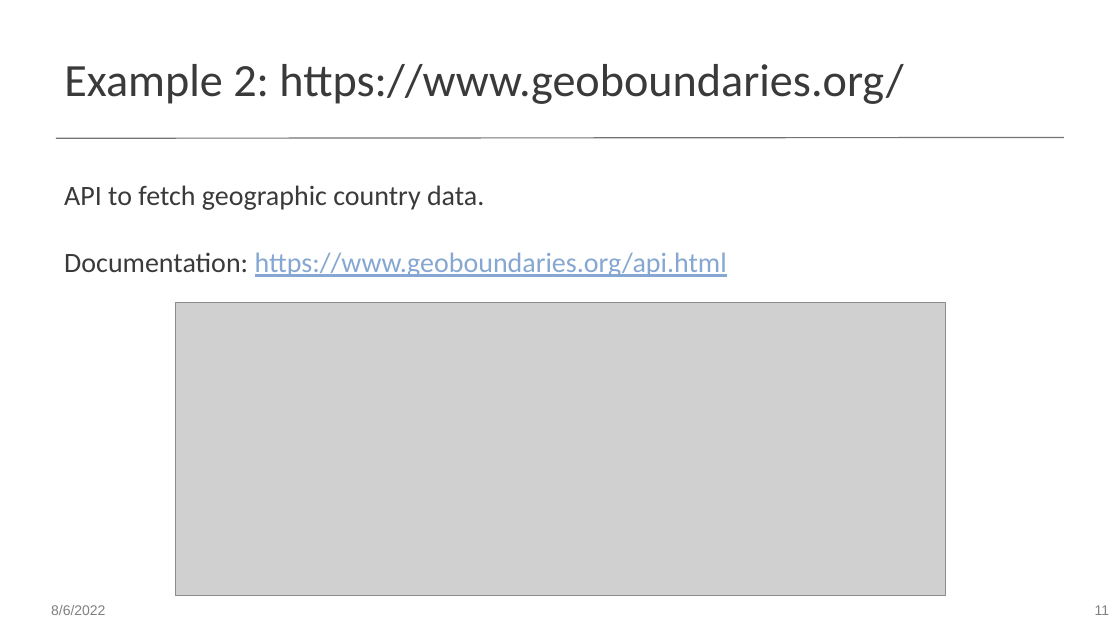
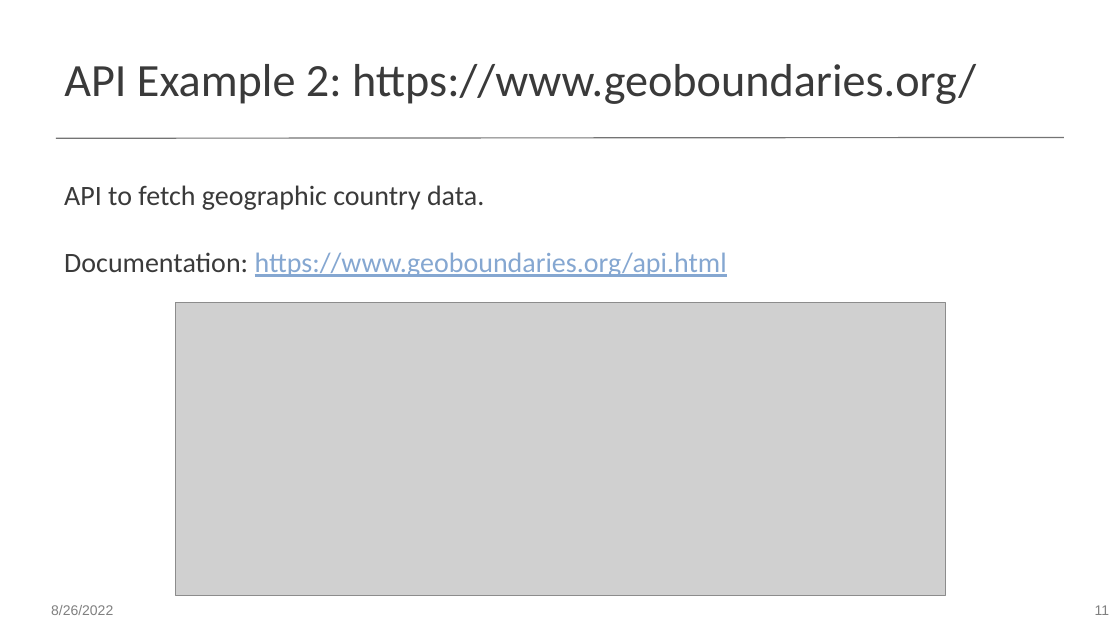
Before and after one commit to worldbank/dec-python-course, a slide deck: slide 11 of 1-foundations/4-api-and-dataviz/Introduction to APIs.pptx. Drawn at 1120x630 pixels with LibreOffice and Linux fonts; fonts in the diff are those of the drawing; grey boxes stand for pictures. Boxes give left, top, right and bottom in pixels: in the first picture for what was removed or moved away, otherwise in the second. Text is boxed around its words. In the diff, an @@ line names an element or a change of style, - is before the commit and + after.

Commit message:
small changes to API presentation

```diff
--- a/1-foundations/4-api-and-dataviz/Introduction to APIs.pptx
+++ b/1-foundations/4-api-and-dataviz/Introduction to APIs.pptx
@@ title at box(64, 64, 976, 104): text changed @@
-Example 2: https://www.geoboundaries.org/
+API Example 2: https://www.geoboundaries.org/
@@ text at box(51, 605, 113, 615): text changed @@
-8/6/2022
+8/26/2022
```
Also in this commit, not shown: 12 other slides changed, 1 other file.
